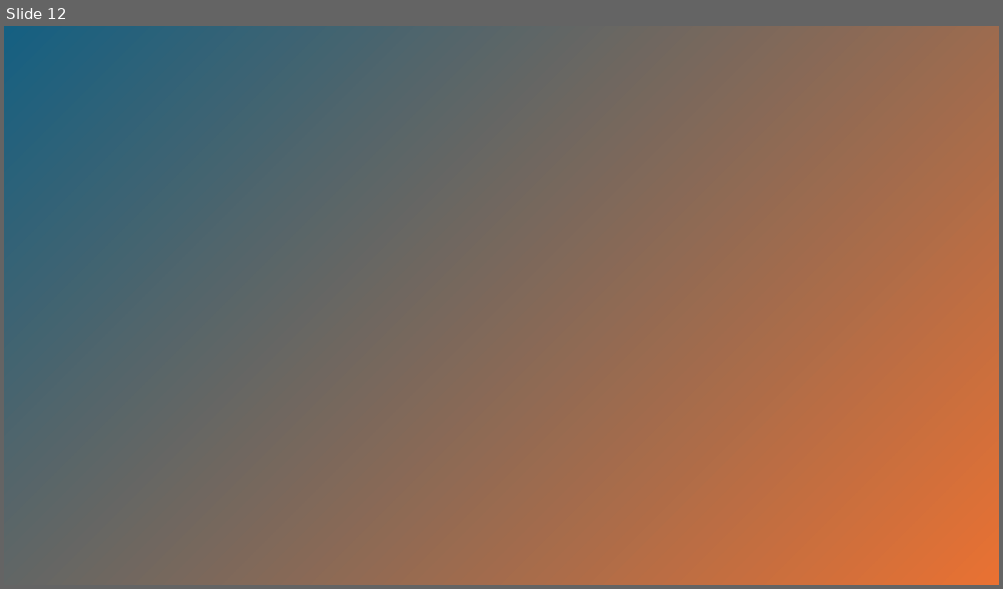
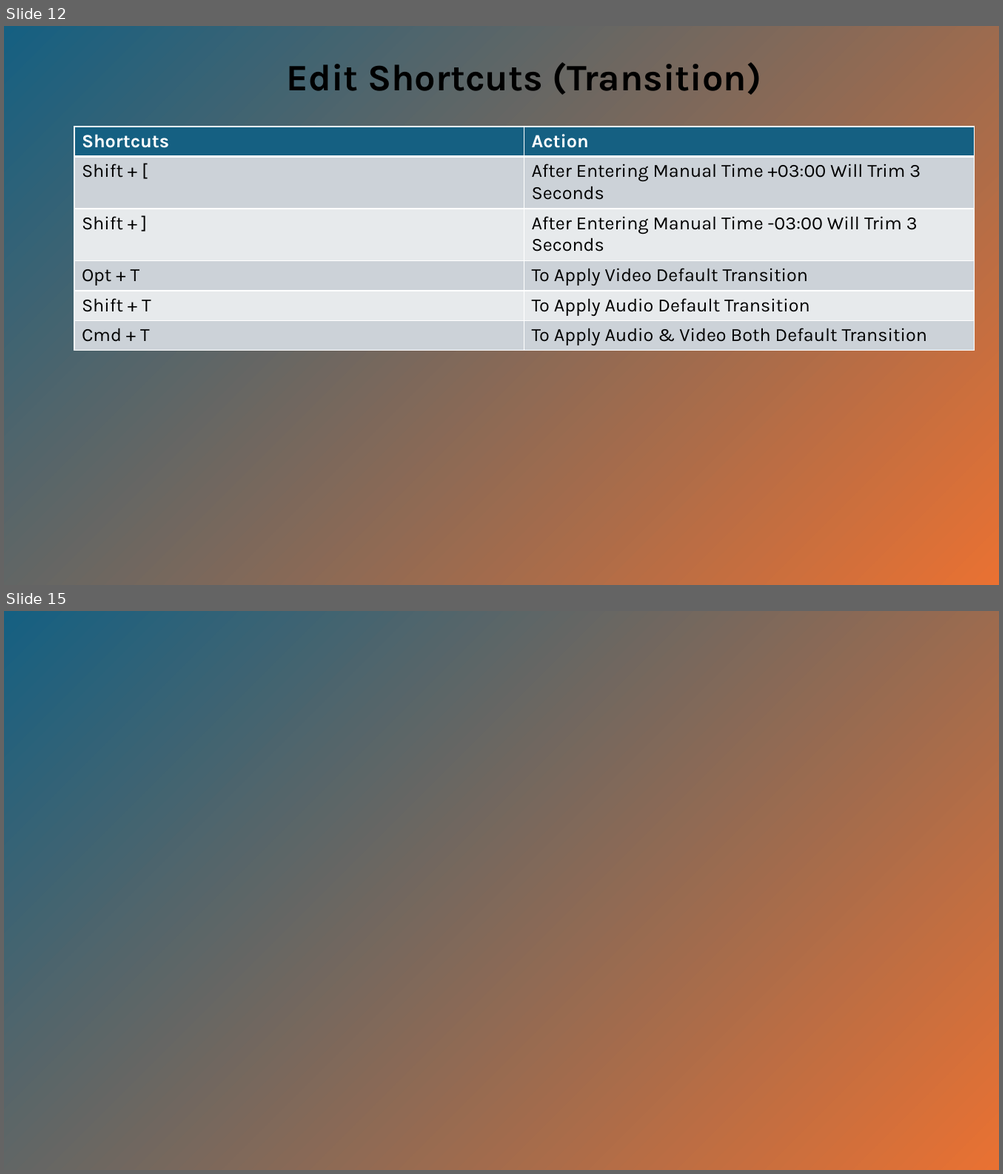
Before and after one commit to praveensinghaws/VideoAndPhotoEditing, a slide deck: DaVinci Resolve Akash.pptx. Shown one above the other, each under a label of ours: slide 12 before the commit, slides 12 and 15 after it; the slides between them are not shown. The pictures are 1003x589 and 1003x1174 pixels, drawn with LibreOffice and Linux fonts; fonts in the diff are those of the drawing. Boxes give left, top, right and bottom in pixels: in the first picture for what was removed or moved away, otherwise in the second. Text is boxed around its words. In the diff, an @@ line names an element or a change of style, - is before the commit and + after.

```diff
--- a/DaVinci Resolve Akash.pptx
+++ b/DaVinci Resolve Akash.pptx
@@ slide 12 added at bbox=[4, 26, 999, 585], background #FFFFFF @@
@@ rectangle added at bbox=[4, 26, 999, 585], fill gradient #156082 to #E97132 @@
@@ text added at bbox=[287, 62, 761, 95], 36 pt, text #000000, bold @@
+Edit Shortcuts (Transition)
@@ table added at bbox=[74, 127, 974, 349], 6 rows, 2 columns @@
+Shortcuts | Action
+Shift + [ | After Entering Manual Time +03:00 Will Trim 3 Seconds
+Shift + ] | After Entering Manual Time -03:00 Will Trim 3 Seconds
+Opt + T | To Apply Video Default Transition
+Shift + T | To Apply Audio Default Transition
+Cmd + T | To Apply Audio & Video Both Default Transition
@@ what was slide 12 is now slide 15 @@
```
Also in this commit, not shown: 7 other slides added, 5 slides removed, 13 other files.
